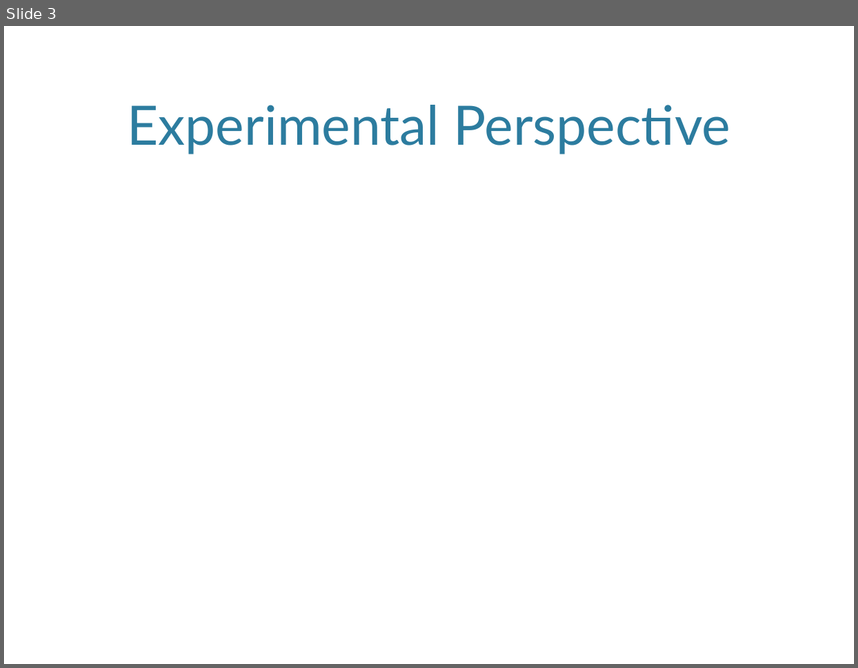
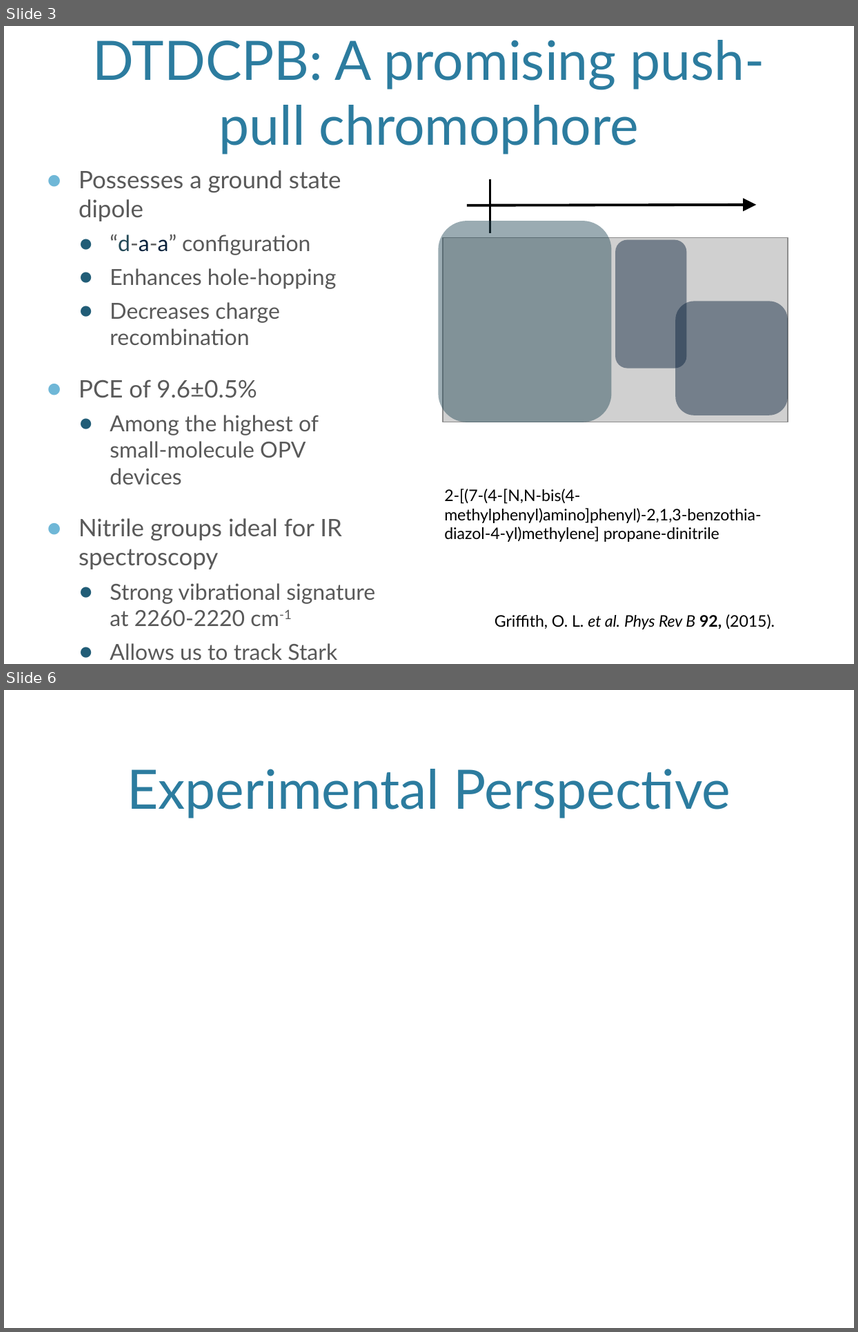
Before and after one commit to jjradler/565projectSp16, a slide deck: 565Presentation.pptx. Shown one above the other, each under a label of ours: slide 3 before the commit, slides 3 and 6 after it; the slides between them are not shown. The pictures are 858x668 and 858x1332 pixels, drawn with LibreOffice and Linux fonts; fonts in the diff are those of the drawing; grey boxes stand for pictures; background and template pictures are left out. Boxes give left, top, right and bottom in pixels: in the first picture for what was removed or moved away, otherwise in the second. Text is boxed around its words. In the diff, an @@ line names an element or a change of style, - is before the commit and + after.

Commit message:
I tweaked some formatting and added a few slides from our Li Group meeting presentation that I thought fit nicely and supported our discussions.

```diff
--- a/565Presentation.pptx
+++ b/565Presentation.pptx
@@ slide 3 added at (4,26,854,664), background picture (left out) @@
@@ title added at (93,40,765,154), 46 pt, text #2C7C9F @@
+DTDCPB: A promising push-pull chromophore
@@ text added at (79,170,375,659), 18.7 pt, text #595959 @@
+● Possesses a ground state dipole
+  ● “d-a-a” configuration
+  ● Enhances hole-hopping
+  ● Decreases charge recombination
+● PCE of 9.6±0.5%
+  ● Among the highest of small-molecule OPV devices
+● Nitrile groups ideal for IR spectroscopy
+  ● Strong vibrational signature at 2260-2220 cm-1
+  ● Allows us to track Stark Shifts
@@ group added at (439,179,788,422): 3 rounded rectangles, 1 arrow, 1 line, 1 picture @@
@@ text added at (444,488,761,541), 13.5 pt, text #000000 @@
+2-[(7-(4-[N,N-bis(4-methylphenyl)amino]phenyl)-2,1,3-benzothia-diazol-4-yl)methylene] propane-dinitrile
@@ text added at (495,614,775,629), 13.5 pt, text #000000 @@
+Griffith, O. L. et al. Phys Rev B 92, (2015).
@@ what was slide 3 is now slide 6 @@
```
Also in this commit, not shown: 2 slides changed, 5 other slides added, 1 slide removed.
